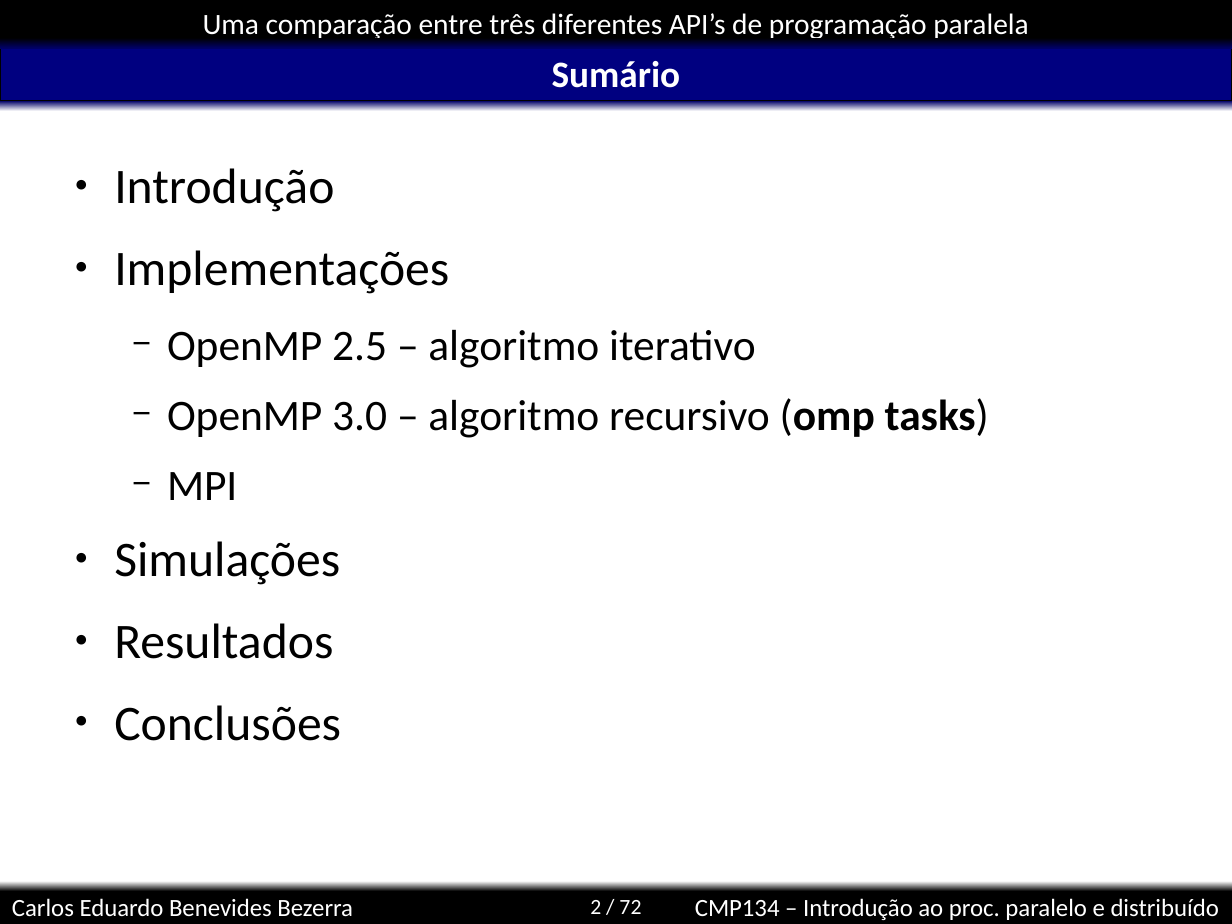
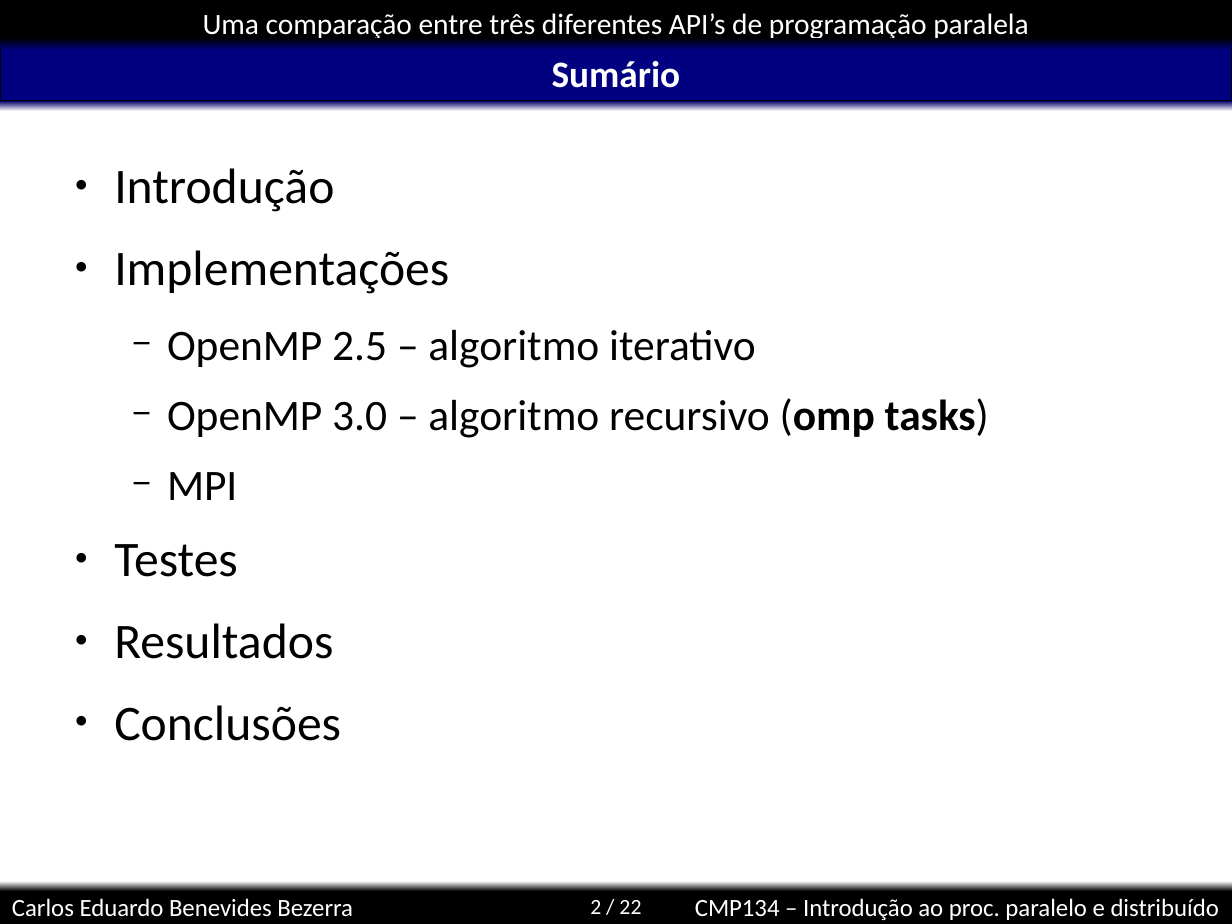
Before and after one commit to kdubezerra/kdubezerra, a slide deck: slide 2 of disciplinas/cmp134/mmat/mmat.ppt. Drawn at 1232x924 pixels with LibreOffice and Linux fonts; fonts in the diff are those of the drawing; background and template pictures are left out. Boxes give left, top, right and bottom in pixels: in the first picture for what was removed or moved away, otherwise in the second. Text is boxed around its words. In the diff, an @@ line names an element or a change of style, - is before the commit and + after.

```diff
--- a/disciplinas/cmp134/mmat/mmat.ppt
+++ b/disciplinas/cmp134/mmat/mmat.ppt
@@ text at [114,544,238,577]: text changed @@
-● Simulações
+● Testes
@@ page number at [590,900,641,914]: text changed @@
-2 / 72
+2 / 22
```
Also in this commit, not shown: 1 other slide changed, 1 slide added, 2 other files.
